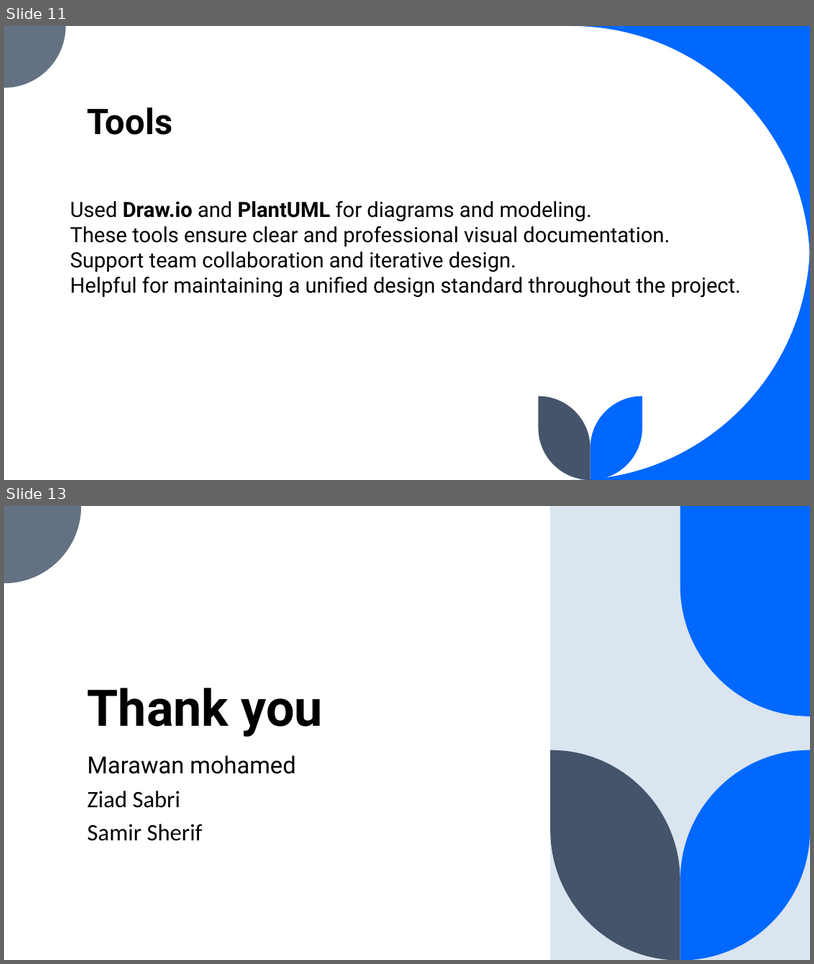
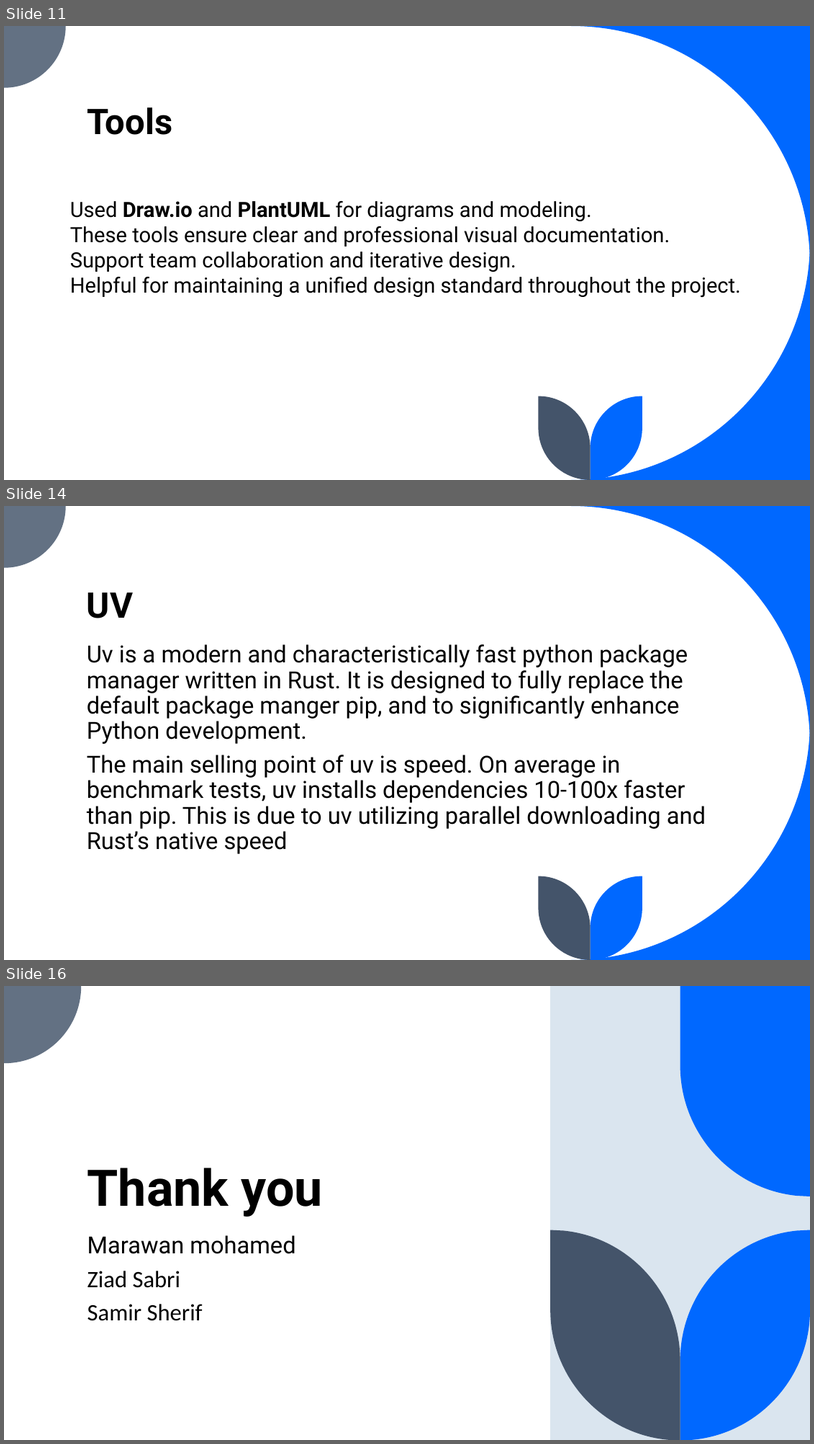
Before and after one commit to SamirSheriff/personal-Budgeting, a slide deck: SDS.pptx. Shown one above the other, each under a label of ours: slides 11 and 13 before the commit, slides 11, 14 and 16 after it; the slides between them are not shown. The pictures are 814x964 and 814x1444 pixels, drawn with LibreOffice and Linux fonts; fonts in the diff are those of the drawing. Boxes give left, top, right and bottom in pixels: in the first picture for what was removed or moved away, otherwise in the second. Text is boxed around its words. In the diff, an @@ line names an element or a change of style, - is before the commit and + after.

```diff
--- a/SDS.pptx
+++ b/SDS.pptx
@@ slide 14 added at [4,506,810,960], background #FFFFFF; not listed: 5 template elements that a slide beside it also shows @@
@@ title added at [87,592,133,618], 42 pt, text #000000, bold @@
+UV
@@ text added at [87,644,706,854], 28 pt, text #000000 @@
+Uv is a modern and characteristically fast python package manager written in Rust. It is designed to fully replace the default package manger pip, and to significantly enhance Python development.
+The main selling point of uv is speed. On average in benchmark tests, uv installs dependencies 10-100x faster than pip. This is due to uv utilizing parallel downloading and Rust’s native speed
@@ what was slide 13 is now slide 16 @@
```
Also in this commit, not shown: 3 slides changed, 3 other slides added, 1 slide removed.
